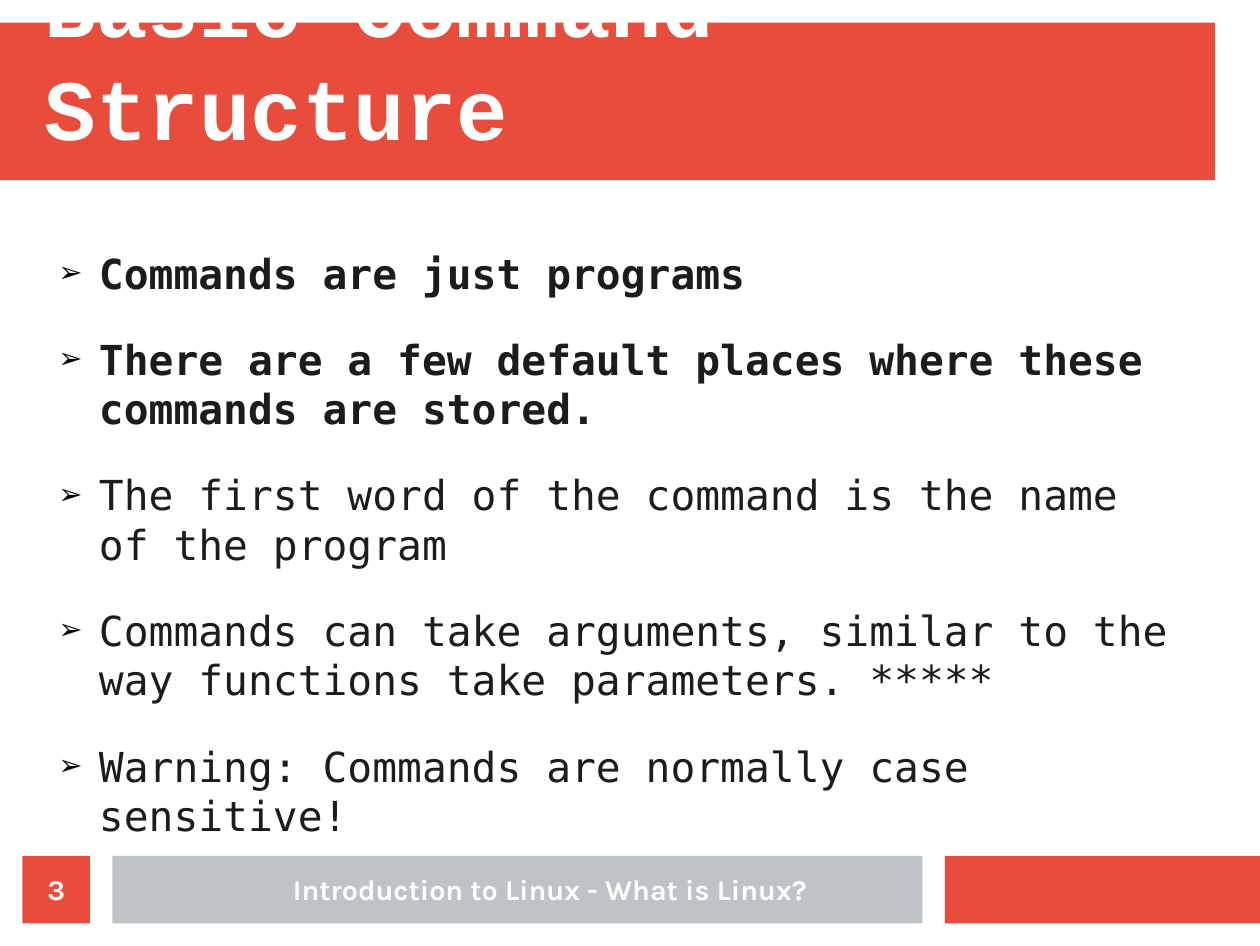
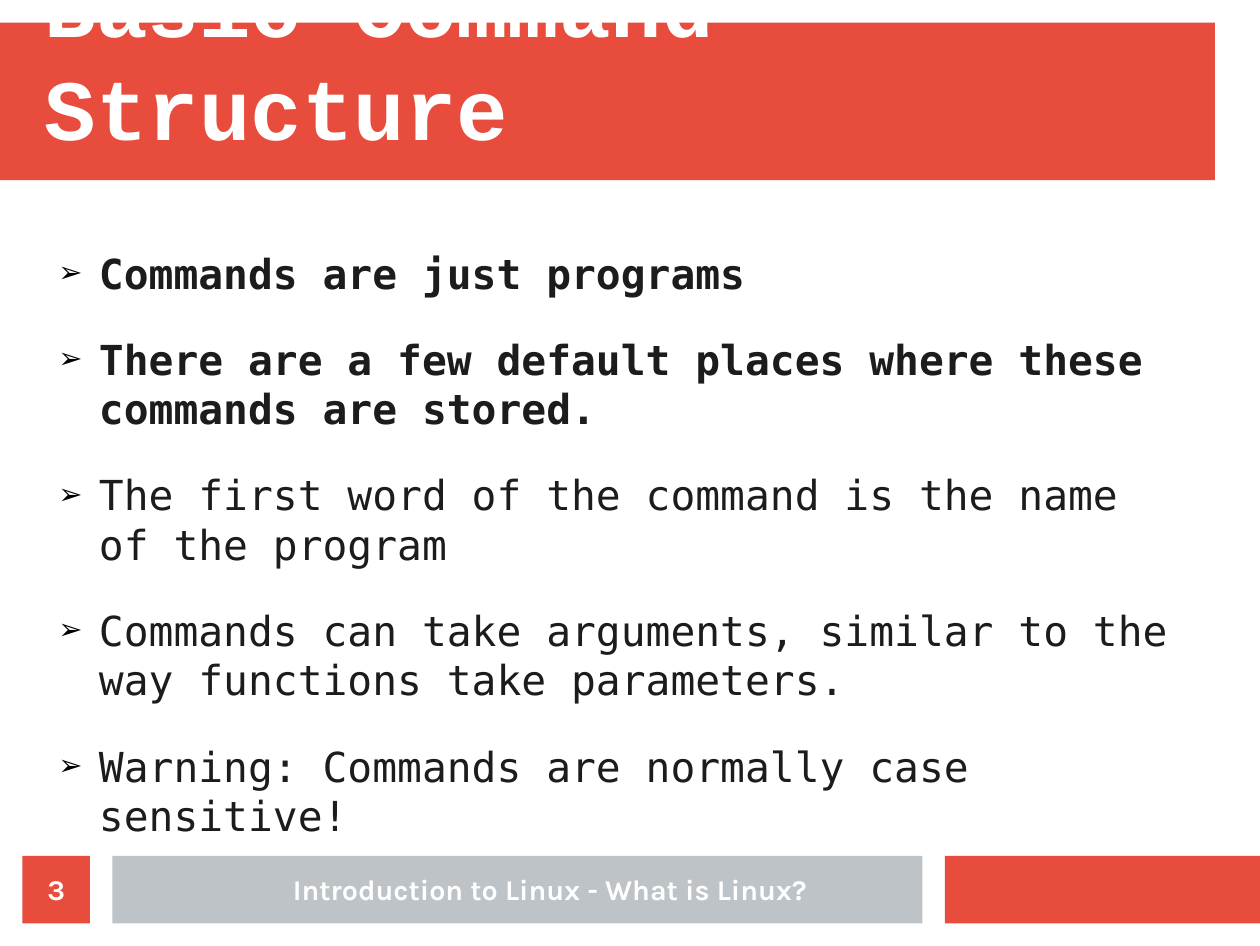
Before and after one commit to Nhlakanipho-Biyela/Intro_To_Linux_Course, a slide deck: slide 3 of Lecture_Slides/Lecture_3/ITL_Lecture_3_Basic_Commands.odp. Drawn at 1260x946 pixels with LibreOffice and Linux fonts; fonts in the diff are those of the drawing; background and template pictures are left out. Boxes give left, top, right and bottom in pixels: in the first picture for what was removed or moved away, otherwise in the second. Text is boxed around its words. In the diff, an @@ line names an element or a change of style, - is before the commit and + after.

```diff
--- a/Lecture_Slides/Lecture_3/ITL_Lecture_3_Basic_Commands.odp
+++ b/Lecture_Slides/Lecture_3/ITL_Lecture_3_Basic_Commands.odp
@@ text at <box>99,614,1168,704</box>: text changed @@
-➢ Commands can take arguments, similar to the way functions take parameters. *****
+➢ Commands can take arguments, similar to the way functions take parameters.
```
Also in this commit, not shown: 2 other slides changed.
